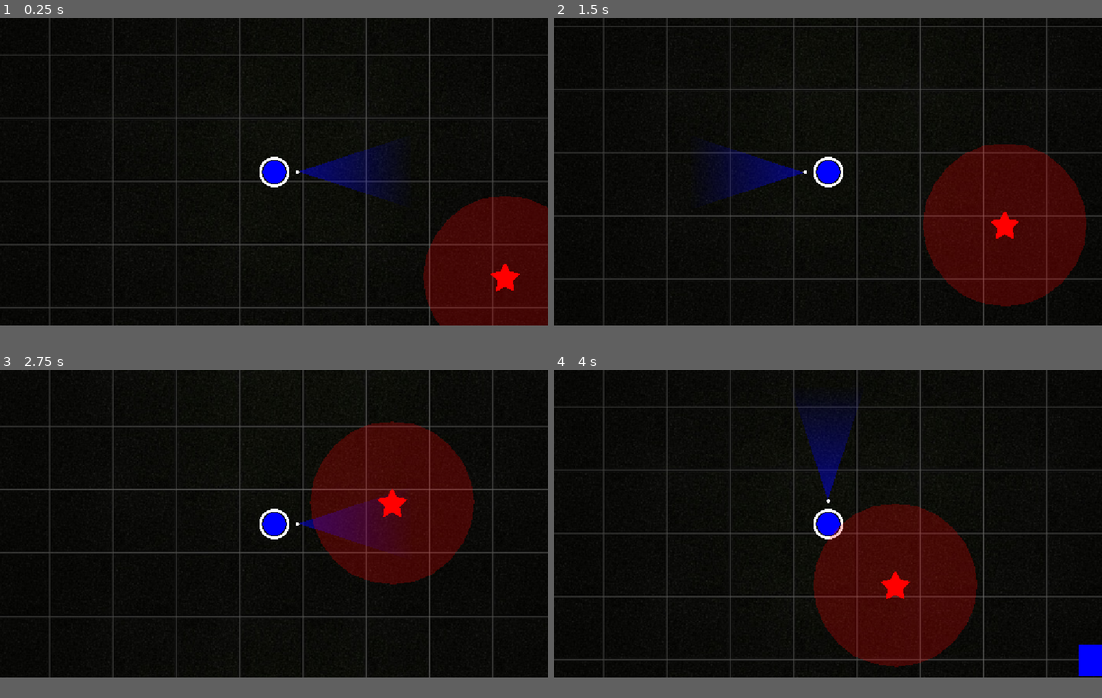
Above: before the commit, frames 1-4 (two rows, left to right).
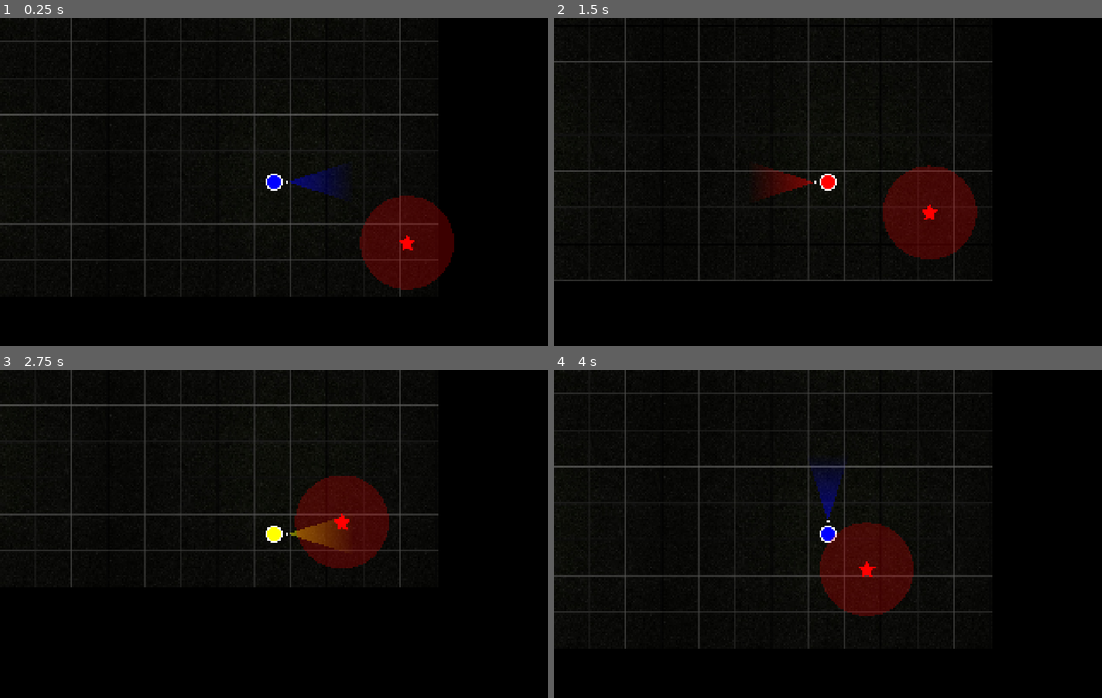
Above: after the commit, the same moments.

Repository: Team-Pufferfish/chromatic-survivors
Game: Godot game, scene res://Scenes/Game.tscn
Same seed, same stepped clock (60 frames per second), same inputs: the game is played once before the commit and once after it.
Inputs:
- Up to frame 1 (0.25 s): no input
- Up to frame 2 (1.5 s): hold Space (p1_cycle_color_right, bound only after the commit) 0.53-1.28 s; tap Down (p1_aim_down) at 0.6 s; hold S (p1_down) from 1.28 s (still down); tap Left (p1_aim_left) at 1.35 s
- Up to frame 3 (2.75 s): release S (p1_down) at 2.03 s; hold Space (p1_cycle_color_right, bound only after the commit) from 2.03 s (still down); tap Right (p1_aim_right) at 2.1 s
- Up to frame 4 (4 s): release Space (p1_cycle_color_right, bound only after the commit) at 2.78 s; hold W (p1_up) 2.78-3.53 s; tap Up (p1_aim_up) at 2.85 s; hold Q (p1_cycle_color_left, bound only after the commit) from 3.53 s (still down); tap T (p1_color_blue) at 3.6 s
In our replay, the window is 800x450 before the commit and 800x480 after it. These sizes can differ from the game's own. Grey fills any space a smaller window leaves; there, only what the larger window draws over its background counts as a difference.

The runs differ from the first frame. In frame 1, 18% of the frame differs, in the area x 0-100%, y 0-94%; in frame 2, 19%; in frame 3, 16%; in frame 4, 16%.

Commit message:
added player controls with triggers, cycling

Diff:
--- a/chromatic-survivors/Scenes/StarGuy.tscn
+++ b/chromatic-survivors/Scenes/StarGuy.tscn
@@ -64,17 +64,17 @@
 
 [node name="Orange" type="Sprite2D" parent="Graphic/Inside"]
 modulate = Color(1, 0.45098, 0, 1)
-scale = Vector2(1.17649e-07, 1.17649e-07)
+scale = Vector2(1e-05, 1e-05)
 texture = ExtResource("5_ek1ud")
 
 [node name="Purple" type="Sprite2D" parent="Graphic/Inside"]
 modulate = Color(1, 0, 1, 1)
-scale = Vector2(1.6807e-06, 1.6807e-06)
+scale = Vector2(1e-05, 1e-05)
 texture = ExtResource("5_ek1ud")
 
 [node name="Brown" type="Sprite2D" parent="Graphic/Inside"]
 modulate = Color(0.745098, 0.454902, 0.207843, 1)
-scale = Vector2(1.6807e-06, 1.6807e-06)
+scale = Vector2(1e-05, 1e-05)
 texture = ExtResource("5_ek1ud")
 
 [node name="Outside" type="Sprite2D" parent="Graphic"]
--- a/chromatic-survivors/Scripts/Player.gd
+++ b/chromatic-survivors/Scripts/Player.gd
@@ -21,6 +21,8 @@
 @onready var light_rotate: Node2D = $LightRotate
 var DamageParticleScene = preload("res://player_particles.tscn")
 var ExplosivePlayerScene = preload("res://explosive_player.tscn")
+
+enum colors { red, yellow, blue }
 
 func _ready() -> void:
 	light_colour = LightColour.BLUE
@@ -50,8 +52,36 @@
 		light_colour = LightColour.YELLOW
 		$LightRotate/LineCone/LightColor.color = Color.YELLOW
 		$Inside.modulate = Color.YELLOW
+
+	if (Input.is_action_just_pressed("p1_cycle_color_left")):
+		if light_colour == LightColour.RED:
+			light_colour = LightColour.BLUE
+			$LightRotate/LineCone/LightColor.color = Color.BLUE
+			$Inside.modulate = Color.BLUE
+		elif light_colour == LightColour.YELLOW:
+			light_colour = LightColour.RED
+			$LightRotate/LineCone/LightColor.color = Color.RED
+			$Inside.modulate = Color.RED
+		elif light_colour == LightColour.BLUE:
+			light_colour = LightColour.YELLOW
+			$LightRotate/LineCone/LightColor.color = Color.YELLOW
+			$Inside.modulate = Color.YELLOW
+
+	if (Input.is_action_just_pressed("p1_cycle_color_right")):
+		if light_colour == LightColour.RED:
+			light_colour = LightColour.YELLOW
+			$LightRotate/LineCone/LightColor.color = Color.YELLOW
+			$Inside.modulate = Color.YELLOW
+		elif light_colour == LightColour.YELLOW:
+			light_colour = LightColour.BLUE
+			$LightRotate/LineCone/LightColor.color = Color.BLUE
+			$Inside.modulate = Color.BLUE
+		elif light_colour == LightColour.BLUE:
+			light_colour = LightColour.RED
+			$LightRotate/LineCone/LightColor.color = Color.RED
+			$Inside.modulate = Color.RED
+
 	$LightRotate/LineCone/LightColor.color.a = 0.5
-
 	velocity = direction * speed;
 
 	move_and_slide()
--- a/chromatic-survivors/project.godot
+++ b/chromatic-survivors/project.godot
@@ -17,6 +17,8 @@
 
 [display]
 
+window/size/viewport_width=2000
+window/size/viewport_height=1200
 window/stretch/mode="canvas_items"
 
 [input]
@@ -87,6 +89,20 @@
 , Object(InputEventJoypadButton,"resource_local_to_scene":false,"resource_name":"","device":-1,"button_index":3,"pressure":0.0,"pressed":false,"script":null)
 ]
 }
+p1_cycle_color_right={
+"deadzone": 0.2,
+"events": [Object(InputEventKey,"resource_local_to_scene":false,"resource_name":"","device":0,"window_id":0,"alt_pressed":false,"shift_pressed":false,"ctrl_pressed":false,"meta_pressed":false,"pressed":false,"keycode":0,"physical_keycode":32,"key_label":0,"unicode":0,"location":0,"echo":false,"script":null)
+, Object(InputEventJoypadButton,"resource_local_to_scene":false,"resource_name":"","device":-1,"button_index":0,"pressure":0.0,"pressed":false,"script":null)
+, Object(InputEventKey,"resource_local_to_scene":false,"resource_name":"","device":0,"window_id":0,"alt_pressed":false,"shift_pressed":false,"ctrl_pressed":false,"meta_pressed":false,"pressed":false,"keycode":0,"physical_keycode":69,"key_label":0,"unicode":0,"location":0,"echo":false,"script":null)
+, Object(InputEventJoypadMotion,"resource_local_to_scene":false,"resource_name":"","device":-1,"axis":5,"axis_value":1.0,"script":null)
+, null]
+}
+p1_cycle_color_left={
+"deadzone": 0.2,
+"events": [Object(InputEventJoypadMotion,"resource_local_to_scene":false,"resource_name":"","device":-1,"axis":4,"axis_value":1.0,"script":null)
+, Object(InputEventKey,"resource_local_to_scene":false,"resource_name":"","device":0,"window_id":0,"alt_pressed":false,"shift_pressed":false,"ctrl_pressed":false,"meta_pressed":false,"pressed":false,"keycode":0,"physical_keycode":81,"key_label":0,"unicode":0,"location":0,"echo":false,"script":null)
+]
+}
 
 [layer_names]
 
Not shown: 1 places in chromatic-survivors/Scenes/StarGuy.tscn that only renumber resources
